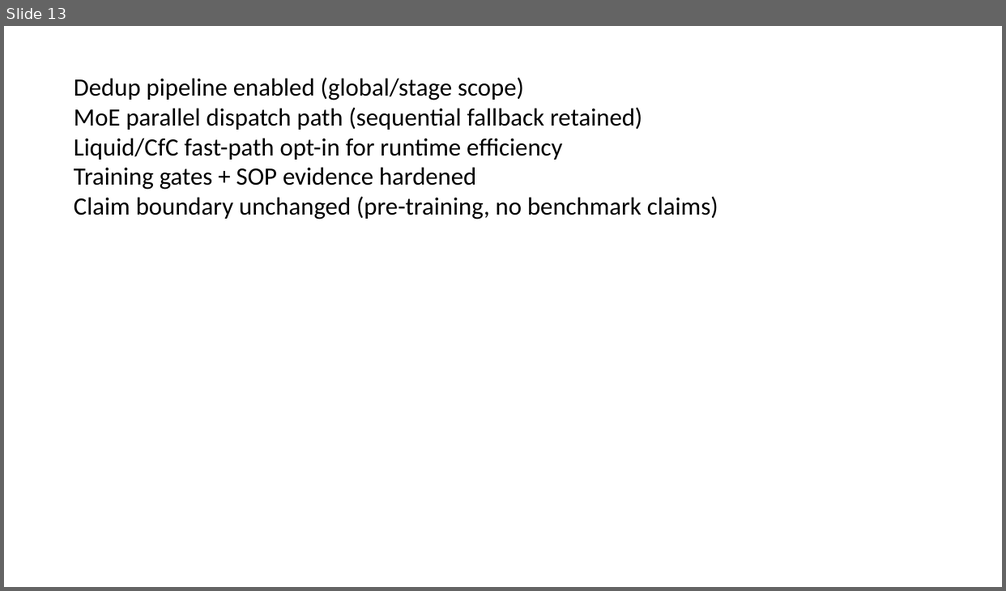
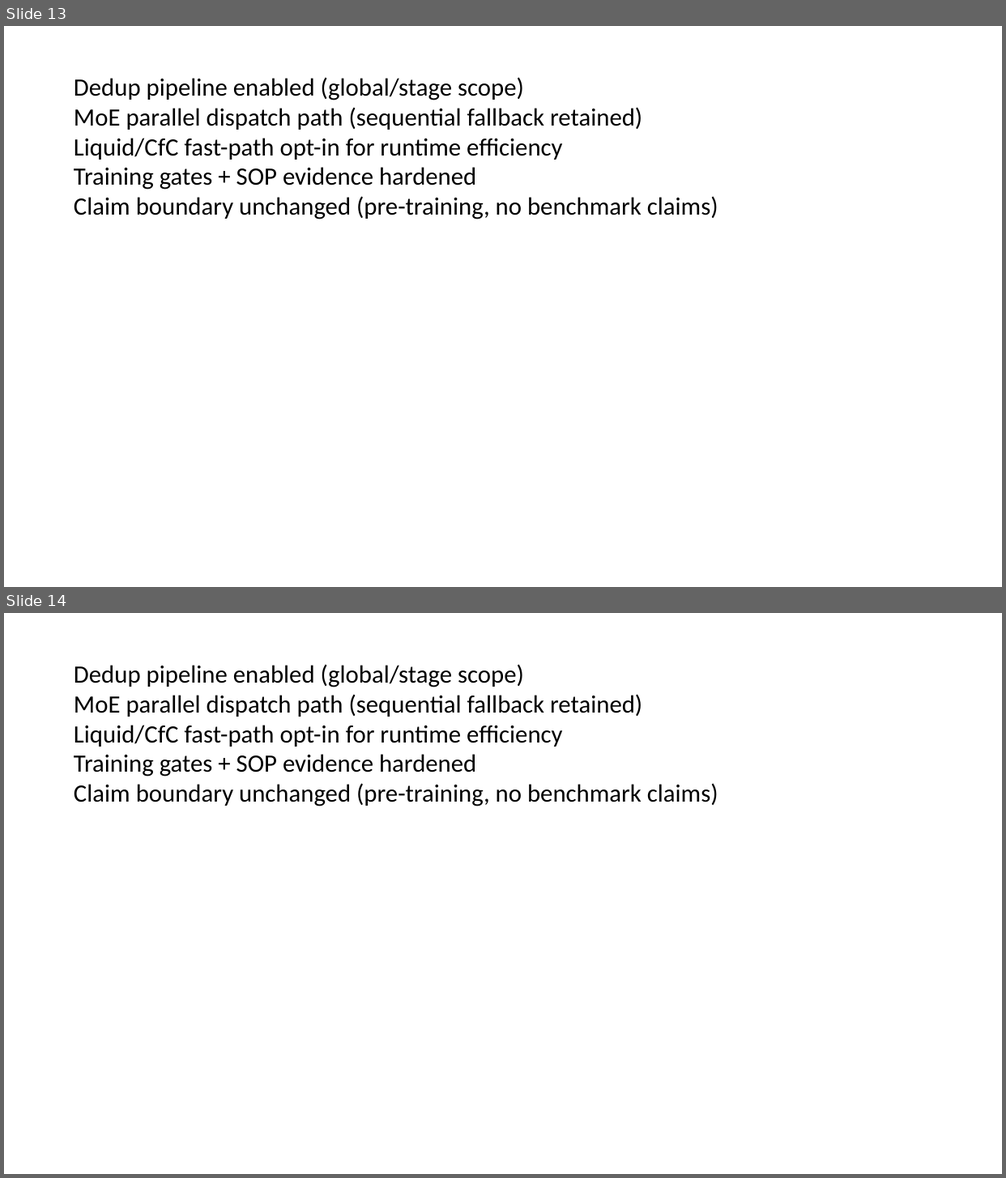
Before and after one commit to latentcore/mertformer-titan-core, a slide deck: reports/investor_deck.pptx. Shown one above the other, each under a label of ours: slide 13 before the commit, slides 13 and 14 after it. The pictures are 1006x591 and 1006x1178 pixels, drawn with LibreOffice and Linux fonts; fonts in the diff are those of the drawing. Boxes give left, top, right and bottom in pixels: in the first picture for what was removed or moved away, otherwise in the second. Text is boxed around its words. In the diff, an @@ line names an element or a change of style, - is before the commit and + after.

```diff
--- a/reports/investor_deck.pptx
+++ b/reports/investor_deck.pptx
@@ slide 14 added at (4, 613, 1002, 1174), background #FFFFFF @@
@@ text added at (74, 664, 718, 807), 18 pt, text #000000 @@
+Dedup pipeline enabled (global/stage scope)
+MoE parallel dispatch path (sequential fallback retained)
+Liquid/CfC fast-path opt-in for runtime efficiency
+Training gates + SOP evidence hardened
+Claim boundary unchanged (pre-training, no benchmark claims)
```
Also in this commit, not shown: 1 other file.
